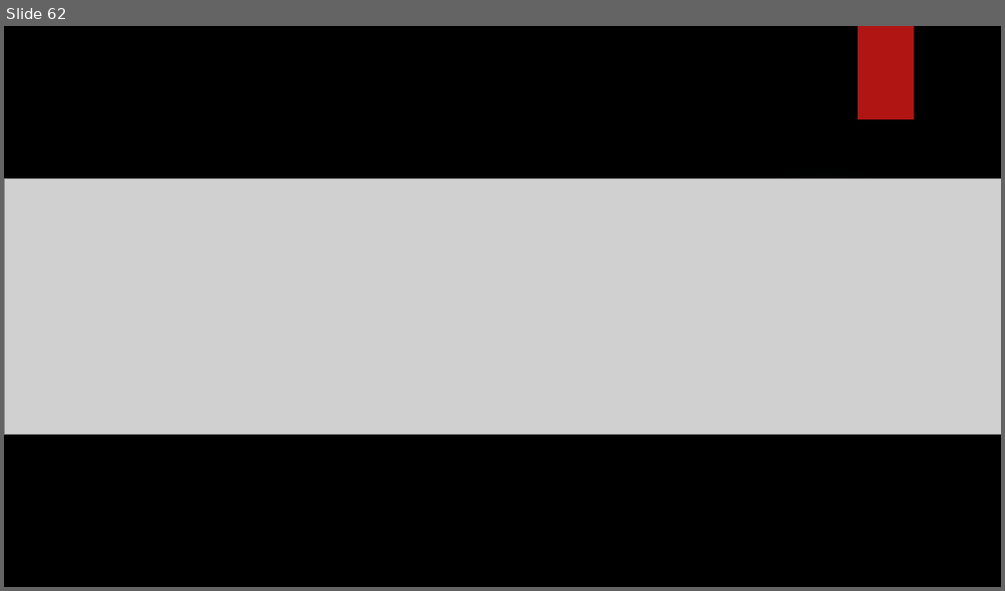
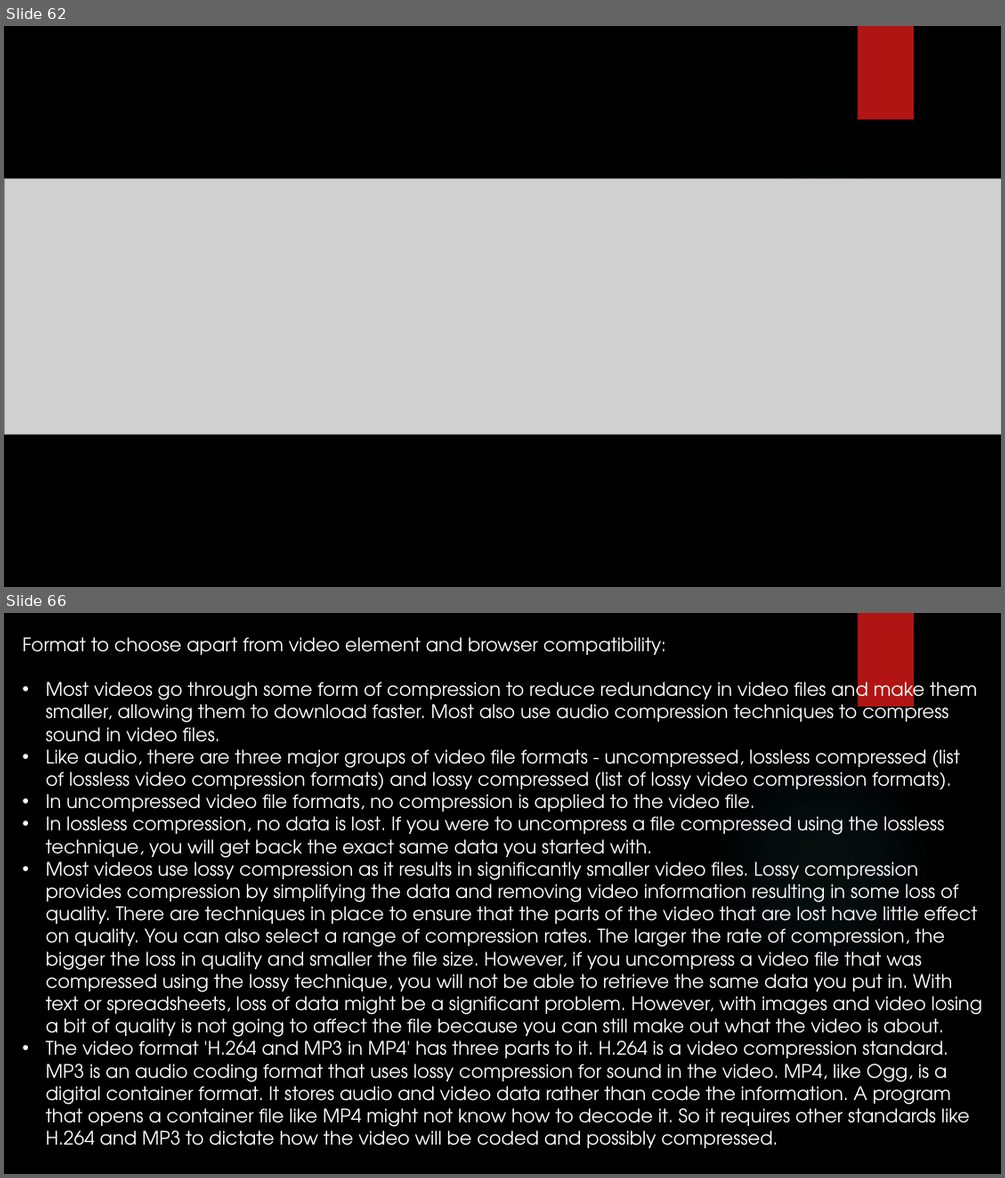
Before and after one commit to yogeshwar1996/HTML5CSS, a slide deck: Fundamentals of HTML and CSS.pptx. Shown one above the other, each under a label of ours: slide 62 before the commit, slides 62 and 66 after it; the slides between them are not shown. The pictures are 1005x591 and 1005x1178 pixels, drawn with LibreOffice and Linux fonts; fonts in the diff are those of the drawing; grey boxes stand for pictures; background and template pictures are left out. Boxes give left, top, right and bottom in pixels: in the first picture for what was removed or moved away, otherwise in the second. Text is boxed around its words. In the diff, an @@ line names an element or a change of style, - is before the commit and + after.

Commit message:
Video and track for subtitle and captions

```diff
--- a/Fundamentals of HTML and CSS.pptx
+++ b/Fundamentals of HTML and CSS.pptx
@@ slide 66 added at (x1=4, y1=613, x2=1001, y2=1174), background picture (left out); not listed: 2 template elements that a slide beside it also shows @@
@@ text added at (x1=23, y1=637, x2=982, y2=1148), 18 pt, text #FFFFFF @@
+Format to choose apart from video element and browser compatibility:
+• Most videos go through some form of compression to reduce redundancy in video files and make them smaller, allowing them to download faster. Most also use audio compression techniques to compress sound in video files.
+• Like audio, there are three major groups of video file formats - uncompressed, lossless compressed (list of lossless video compression formats) and lossy compressed (list of lossy video compression formats).
+• In uncompressed video file formats, no compression is applied to the video file.
+• In lossless compression, no data is lost. If you were to uncompress a file compressed using the lossless technique, you will get back the exact same data you started with.
+• Most videos use lossy compression as it results in significantly smaller video files. Lossy compression provides compression by simplifying the data and removing video information resulting in some loss of quality. There are techniques in place to ensure that the parts of the video that are lost have little effect on quality. You can also select a range of compression rates. The larger the rate of compression, the bigger the loss in quality and smaller the file size. However, if you uncompress a video file that was compressed using the lossy technique, you will not be able to retrieve the same data you put in. With text or spreadsheets, loss of data might be a significant problem. However, with images and video losing a bit of quality is not going to affect the file because you can still make out what the video is about.
+• The video format 'H.264 and MP3 in MP4' has three parts to it. H.264 is a video compression standard. MP3 is an audio coding format that uses lossy compression for sound in the video. MP4, like Ogg, is a digital container format. It stores audio and video data rather than code the information. A program that opens a container file like MP4 might not know how to decode it. So it requires other standards like H.264 and MP3 to dictate how the video will be coded and possibly compressed.
```
Also in this commit, not shown: 6 other slides added, 1 other file.
